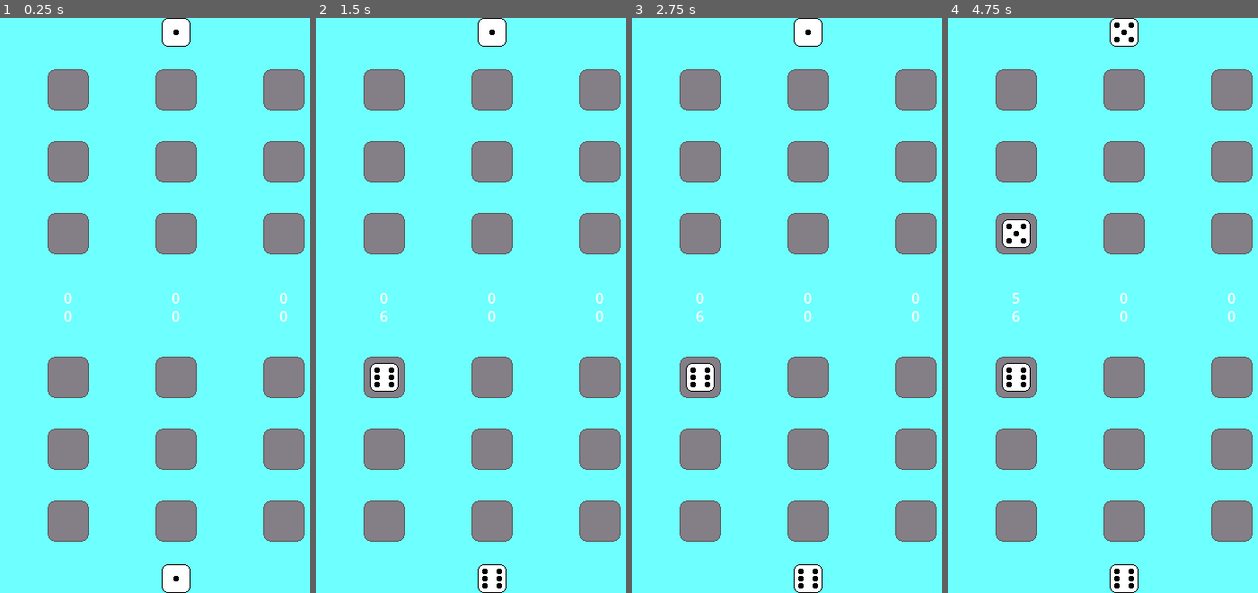
Above: before the commit, frames 1-4 (left to right).
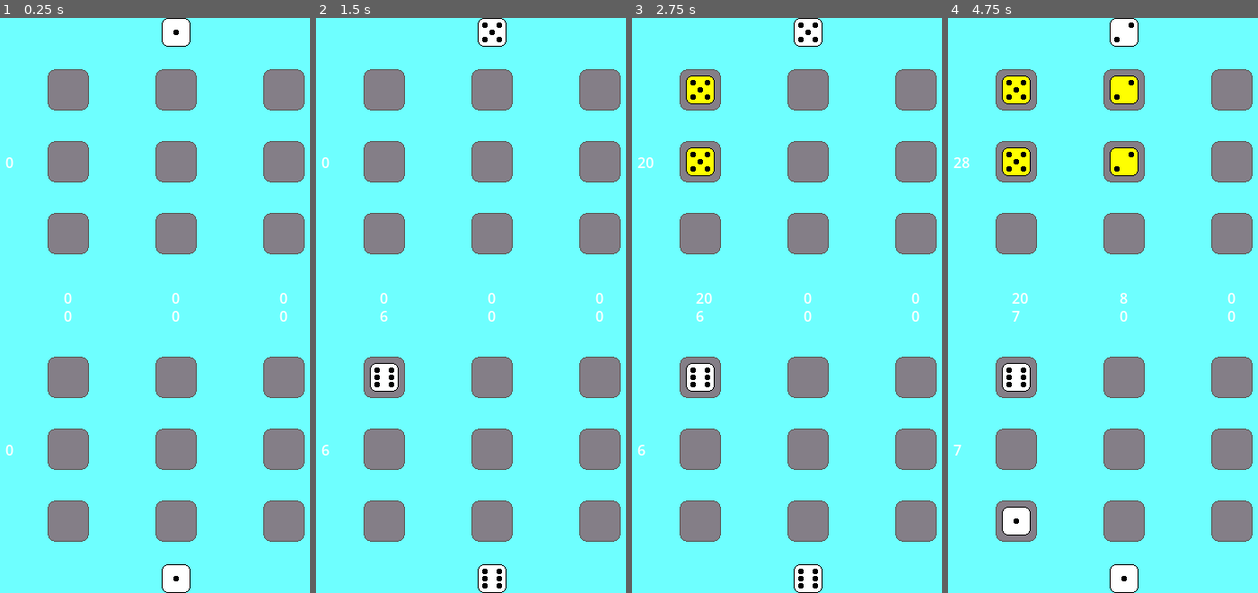
Above: after the commit, the same moments.

Repository: Hugo-Blosse/knucklebones1
Game: Godot game, scene res://computer.tscn
Same seed, same stepped clock (60 frames per second), same inputs: the game is played once before the commit and once after it. Before the commit the project starts from res://main.tscn. The engine's default icon, where the game draws it, is replaced by a stand-in: a white triangle on a blue panel in a dark square.
Inputs (mouse positions are in pixels of both pictures, inside the frame that each line leads up to; where the layout moved, square brackets give the same spot in the first picture):
- Up to frame 1 (0.25 s): no input
- Up to frame 2 (1.5 s): click (492, 581) at 0.5 s; click (384, 374) at 1.25 s
- Up to frame 3 (2.75 s): click (700, 161) at 2.02 s
- Up to frame 4 (4.75 s): click (1124, 581) [1124, 29] at 2.75 s; click (1016, 524) [1016, 236] at 3.5 s; click (1124, 87) at 4.27 s

The runs differ from the first frame. In frame 1, less than 0.1% of the frame differs, in the area x 1-5%, y 24-77%; in frame 2, 0.1%; in frame 3, 1.1%; in frame 4, 3.0%, in the area x 1-62%, y 0-100%.

Commit message:
playing against computer
added computer with simple logic to play against
added combined score
added ability to restart the game after round ended

Diff:
--- a/Main.gd
+++ b/Main.gd
@@ -39,7 +39,7 @@
 	$EndScreen.visible = true
 
 
-func _check_enemy_dices(val, field, fm):
+func _check_enemy_dices(val, field, fm) -> void:
 	if fm == $P1FieldManager:
 		$P2FieldManager.check_enemy_column(val, field)
 	else:
--- a/computer.gd
+++ b/computer.gd
@@ -1,4 +1,11 @@
 extends Main
+
+
+var fields_comparison : Dictionary = {}
+
+
+@onready var timer : Timer = $Timer
+@onready var p_2_field_manager : FieldManager = $P2FieldManager
 
 
 func _ready() -> void:
@@ -8,7 +15,90 @@
 	$P2FieldManager/PointCounter.default_label_offset = 300
 	$P2FieldManager.start()
 	$P1FieldManager.start()
+	set_starting_fields_comparison()
 
 
-func _on_p_1_field_manager_check_enemy_dices(val, field, fm):
-	pass # Replace with function body.
+func _check_enemy_dices(val, field, _fm) -> void:
+	p_2_field_manager.check_enemy_column(val, field)
+
+
+func roll(fm : FieldManager) -> void:
+	result = dice_roll_result()
+	fm.change_sprite(result)
+
+
+func _on_p_1_field_manager_check_enemy_dices(val, field) -> void:
+	p_2_field_manager.check_enemy_column(val, field)
+	p_2_field_manager._on_texture_button_pressed()
+	p_2_field_manager.texture_button.disabled = true
+	fields_comparison[[field.col_num, field.row_num]] = [field, p_2_field_manager.fields[[field.col_num, field.row_num]]]
+	timer.wait_time = 1
+	timer.start()
+
+
+func _on_timer_timeout() -> void:
+	if timer.wait_time == 1:
+		check_next_move()
+
+
+func check_next_move() -> void:
+	var next_move_col : int = get_avalible_col_with_max_value_count()
+	for j in p_2_field_manager.rowscols:
+		if p_2_field_manager.fields[[next_move_col, j]].val == 0:
+			p_2_field_manager._on_field_button_pressed(p_2_field_manager.fields[[next_move_col, j]])
+			$P1FieldManager/TextureButton.disabled = false
+			return
+
+
+#func get_next_move_col() -> int:
+	#var row_with_max_value : Array = get_avalible_row_with_max_value_count()
+	#var avalible_cols = check_col_avalibility()
+	#if row_with_max_value[1] > 0 && avalible_cols.has(row_with_max_value[0]):
+		#return row_with_max_value[0]
+	#else:
+		#return avalible_cols[rng.randi_range(0, avalible_cols.size() -1)]
+
+
+func check_col_avalibility() -> Array:
+	var avalible_cols : Array = []
+	for i in p_2_field_manager.rowscols:
+		var count : int = 3
+		for j in p_2_field_manager.rowscols:
+			if p_2_field_manager.fields[[i, j]].val != 0:
+				count -= 1
+		if count > 0:
+			avalible_cols.append(i)
+	return avalible_cols
+
+
+func get_avalible_col_with_max_value_count() -> int:
+	var avalible_cols : Array = check_col_avalibility()
+	var p_2_val_counter : Dictionary = {
+		0 : 0,
+		1 : 0,
+		2 : 0
+	}
+	for i in avalible_cols.size():
+		for j in p_2_field_manager.rowscols:
+			if fields_comparison[[avalible_cols[i], j]][0].val == p_2_field_manager.value:
+				p_2_val_counter[avalible_cols[i]] += 1
+			if fields_comparison[[avalible_cols[i], j]][1].val == p_2_field_manager.value:
+				p_2_val_counter[avalible_cols[i]] += 1
+	var p_2_val_counter_max : int = 0
+	p_2_val_counter_max = p_2_val_counter.values().max()
+	if p_2_val_counter_max == 0:
+		return avalible_cols[rng.randi_range(0, avalible_cols.size() - 1)]
+	return p_2_val_counter.find_key(p_2_val_counter_max)
+
+
+func _restart() -> void:
+	$P1FieldManager.restart()
+	p_2_field_manager.restart()
+	$EndScreen.visible = false
+	set_starting_fields_comparison()
+
+
+func set_starting_fields_comparison() -> void:
+	for i in p_2_field_manager.rowscols:
+		for j in p_2_field_manager.rowscols:
+			fields_comparison[[i, j]] = [$P1FieldManager.fields[[i, j]], p_2_field_manager.fields[[i, j]]]
--- a/computer.tscn
+++ b/computer.tscn
@@ -1,7 +1,9 @@
-[gd_scene load_steps=3 format=3 uid="uid://c7j78ebvyx0tb"]
+[gd_scene load_steps=4 format=3 uid="uid://c7j78ebvyx0tb"]
 
 [ext_resource type="Script" path="res://computer.gd" id="1_mdbib"]
 [ext_resource type="PackedScene" uid="uid://cxnpx7rgdpnwd" path="res://field_manager.tscn" id="2_untyx"]
+
+[sub_resource type="StyleBoxEmpty" id="StyleBoxEmpty_sim5j"]
 
 [node name="Computer" type="Control"]
 layout_mode = 3
@@ -17,12 +19,61 @@
 anchors_preset = 0
 anchor_right = 0.0
 anchor_bottom = 0.0
+offset_top = 320.0
+offset_right = 480.0
+offset_bottom = 640.0
 
 [node name="P2FieldManager" parent="." instance=ExtResource("2_untyx")]
 layout_mode = 0
 anchors_preset = 0
 anchor_right = 0.0
 anchor_bottom = 0.0
+offset_right = 480.0
+offset_bottom = 320.0
+
+[node name="Timer" type="Timer" parent="."]
+one_shot = true
+
+[node name="EndScreen" type="ColorRect" parent="."]
+visible = false
+layout_mode = 1
+anchors_preset = -1
+anchor_left = 0.25
+anchor_top = 0.4
+anchor_right = 0.75
+anchor_bottom = 0.6
+offset_left = -0.200005
+offset_top = -0.0800171
+offset_right = 0.119995
+offset_bottom = 0.0799866
+grow_horizontal = 2
+grow_vertical = 2
+
+[node name="VBoxContainer" type="VBoxContainer" parent="EndScreen"]
+layout_mode = 1
+anchors_preset = -1
+anchor_left = 0.423
+anchor_top = 0.25
+anchor_right = 0.577
+anchor_bottom = 0.75
+offset_left = 0.0199966
+offset_right = -0.0200043
+grow_horizontal = 2
+grow_vertical = 2
+
+[node name="Label" type="Label" parent="EndScreen/VBoxContainer"]
+layout_mode = 2
+theme_override_colors/font_color = Color(0, 0, 0, 1)
+
+[node name="Label2" type="Label" parent="EndScreen/VBoxContainer"]
+layout_mode = 2
+theme_override_colors/font_color = Color(0, 0, 0, 1)
+
+[node name="Button" type="Button" parent="EndScreen/VBoxContainer"]
+layout_mode = 2
+theme_override_colors/font_color = Color(0, 0, 0, 1)
+theme_override_styles/normal = SubResource("StyleBoxEmpty_sim5j")
+text = "RESTART"
 
 [connection signal="check_enemy_dices" from="P1FieldManager" to="." method="_on_p_1_field_manager_check_enemy_dices"]
 [connection signal="end" from="P1FieldManager" to="." method="_end"]
@@ -30,3 +81,5 @@
 [connection signal="check_enemy_dices" from="P2FieldManager" to="P1FieldManager" method="check_enemy_column"]
 [connection signal="end" from="P2FieldManager" to="." method="_end"]
 [connection signal="rolled" from="P2FieldManager" to="." method="roll"]
+[connection signal="timeout" from="Timer" to="." method="_on_timer_timeout"]
+[connection signal="pressed" from="EndScreen/VBoxContainer/Button" to="." method="_restart"]
--- a/field.gd
+++ b/field.gd
@@ -5,6 +5,7 @@
 var val : int = 0
 var bonus : int = 0
 var col_num : int
+var row_num : int
 
 
 signal selected(field : Field)
--- a/field_manager.gd
+++ b/field_manager.gd
@@ -31,6 +31,7 @@
 			field.name = str("Field", i, j)
 			fields[[i, j]] = field
 			field.col_num = i
+			field.row_num = j
 			field.position = Vector2(480 * (i + 1)/(rowscols + 1), 320 * (j + 1)/(rowscols + 1)) - Vector2(24, 24)
 			field.selected.connect(_on_field_button_pressed)
 			field.destroyed.connect(change_num_of_filled_fields)
@@ -47,7 +48,7 @@
 
 
 func set_points(col_num: int) -> int:
-	var value : int
+	var value : int = 0
 	for j in rowscols:
 		value += fields[[col_num, j]].val * fields[[col_num, j]].bonus
 	return value
@@ -77,7 +78,7 @@
 	change_num_of_filled_fields(1)
 	set_fields_disabled(true)
 	$PointCounter.set_label_value(field.col_num, set_points(field.col_num))
-	emit_signal("check_enemy_dices", value, field, self)
+	emit_signal("check_enemy_dices", value, field)
 
 
 func set_fields_disabled(is_disabled : bool) -> void:
@@ -93,7 +94,14 @@
 
 
 func _game_ended() -> int:
-	var score : int
+	var score : int = 0
 	for f in fields.keys():
 		score += fields[f].get_points()
 	return score
+
+
+func restart() -> void:
+	for f in fields.keys():
+		fields[f].destroy()
+	for i in rowscols:
+		$PointCounter.set_label_value(i, set_points(i))
--- a/field_manager.tscn
+++ b/field_manager.tscn
@@ -15,6 +15,7 @@
 
 [node name="PointCounter" parent="." instance=ExtResource("3_2bioy")]
 layout_mode = 1
+offset_bottom = 0.0
 
 [node name="TextureButton" type="TextureButton" parent="."]
 layout_mode = 1
--- a/point_counter.gd
+++ b/point_counter.gd
@@ -3,6 +3,9 @@
 
 var default_label_offset : int = 0
 var is_2_player : bool = false
+
+
+@onready var score_label : Label = $Score
 
 
 func create_label(i : int, rowscols : int) -> void:
@@ -18,3 +21,8 @@
 func set_label_value(i : int, value : int) -> void:
 	var label : Label = get_node(str(i))
 	label.text = str(value)
+	var score : int = 0
+	score_label.text = str(0)
+	for l in get_children():
+		score += int(l.text)
+	score_label.text = str(score)
--- a/point_counter.tscn
+++ b/point_counter.tscn
@@ -7,6 +7,19 @@
 anchors_preset = 15
 anchor_right = 1.0
 anchor_bottom = 1.0
+offset_bottom = -320.0
 grow_horizontal = 2
 grow_vertical = 2
 script = ExtResource("1_lrco5")
+
+[node name="Score" type="Label" parent="."]
+layout_mode = 1
+anchors_preset = 4
+anchor_top = 0.5
+anchor_bottom = 0.5
+offset_left = 50.0
+offset_top = -11.5
+offset_right = 90.0
+offset_bottom = 11.5
+grow_vertical = 2
+text = "0"
--- a/project.godot
+++ b/project.godot
@@ -11,7 +11,7 @@
 [application]
 
 config/name="Knucklebones"
-run/main_scene="res://main.tscn"
+run/main_scene="res://computer.tscn"
 config/features=PackedStringArray("4.2", "Mobile")
 config/icon="res://icon.svg"
 
